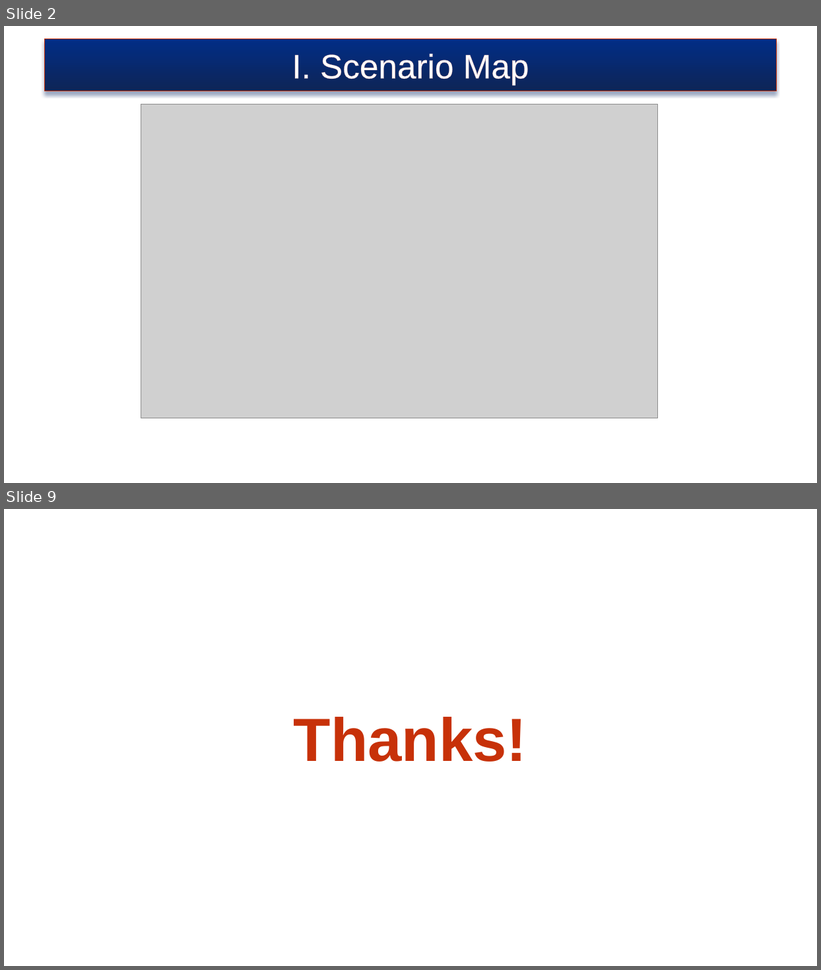
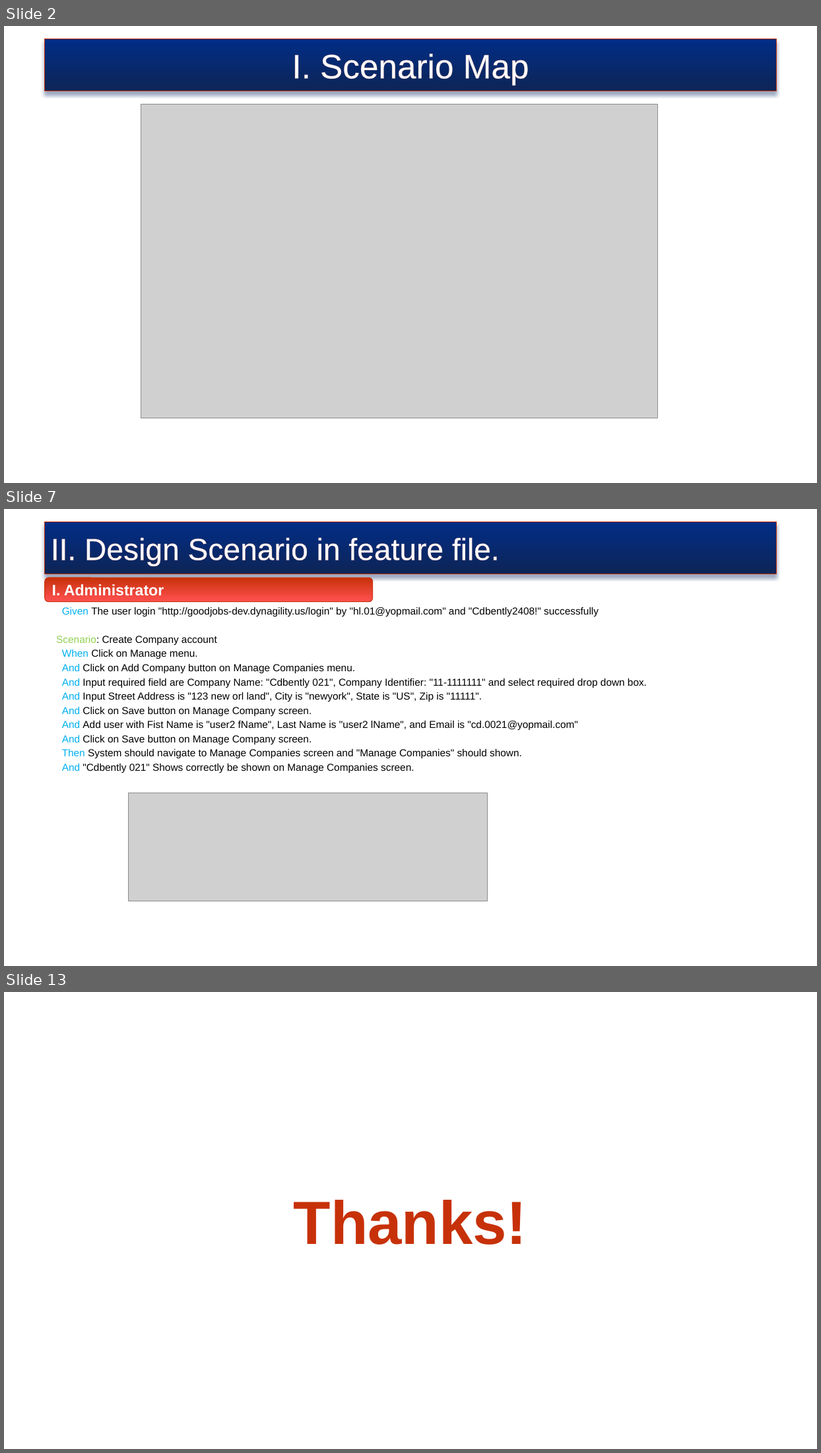
Before and after one commit to truyenkv/sharing, a slide deck: Sharing.pptx. Shown one above the other, each under a label of ours: slides 2 and 9 before the commit, slides 2, 7 and 13 after it; the slides between them are not shown. The pictures are 821x970 and 821x1453 pixels, drawn with LibreOffice and Linux fonts; fonts in the diff are those of the drawing; grey boxes stand for pictures; background and template pictures are left out. Boxes give left, top, right and bottom in pixels: in the first picture for what was removed or moved away, otherwise in the second. Text is boxed around its words. In the diff, an @@ line names an element or a change of style, - is before the commit and + after.

```diff
--- a/Sharing.pptx
+++ b/Sharing.pptx
@@ slide 7 added at (4,509,817,966), background picture (left out) @@
@@ rectangle added at (45,522,777,574), fill gradient #012D86 to #0E2557, outline #C73109 0.75 pt, 36 pt, text #FFFFFF @@
+II. Design Scenario in feature file.
@@ rounded rectangle added at (45,578,373,602), fill gradient #C73109 to #FF5050, outline #C73109 0.75 pt, 18 pt, text #FFFFFF, bold @@
+I. Administrator
@@ text added at (51,592,647,774), 12 pt, text #000000 @@
+Background:
+Given The user login "http://goodjobs-dev.dynagility.us/login" by "hl.01@yopmail.com" and "Cdbently2408!" successfully
+Scenario: Create Company account
+When Click on Manage menu.
+And Click on Add Company button on Manage Companies menu.
+And Input required field are Company Name: "Cdbently 021", Company Identifier: "11-1111111" and select required drop down box.
+And Input Street Address is "123 new orl land", City is "newyork", State is "US", Zip is "11111".
+And Click on Save button on Manage Company screen.
+And Add user with Fist Name is "user2 fName", Last Name is "user2 lName", and Email is "cd.0021@yopmail.com"
+And Click on Save button on Manage Company screen.
+Then System should navigate to Manage Companies screen and "Manage Companies" should shown.
+And "Cdbently 021" Shows correctly be shown on Manage Companies screen.
@@ picture added at (129,793,488,902) @@
@@ what was slide 9 is now slide 13 @@
```
Also in this commit, not shown: 5 slides changed, 4 other slides added, 1 slide removed.
